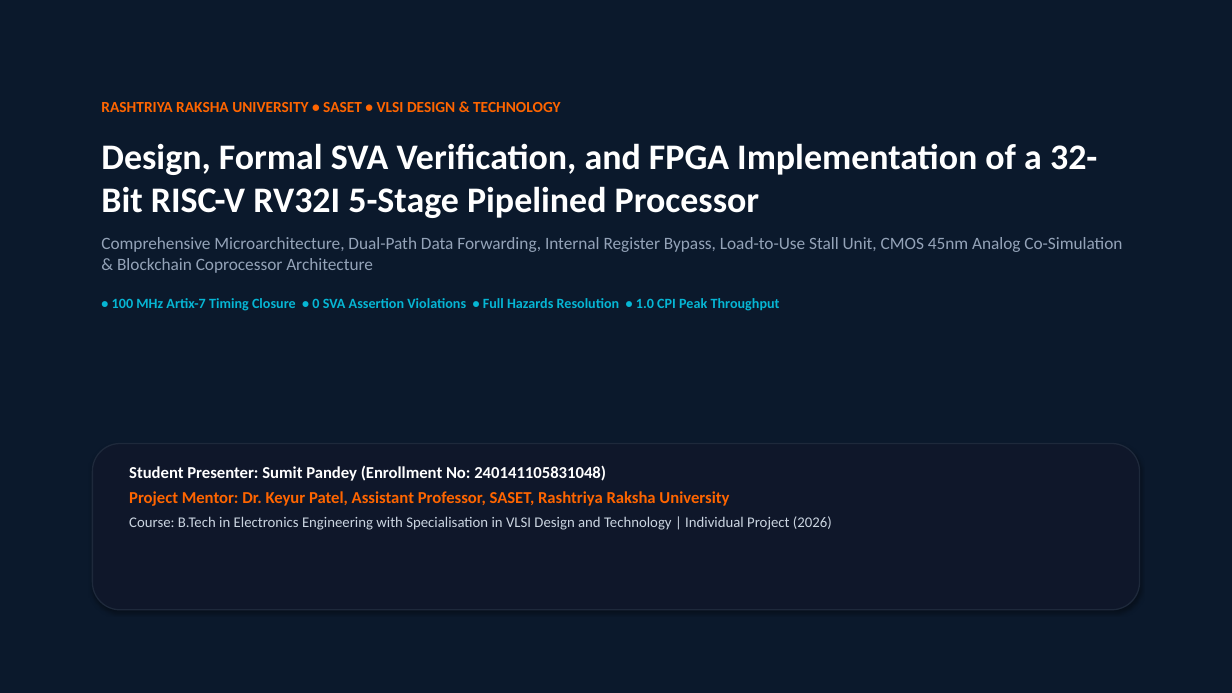
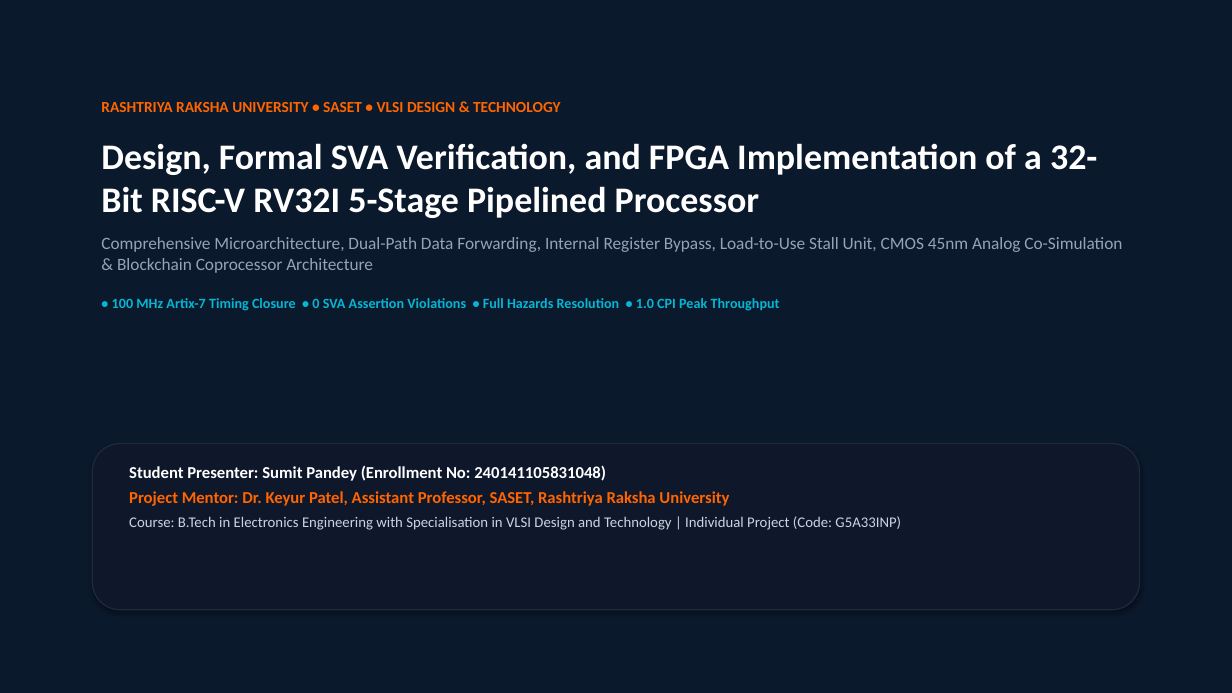
Before and after one commit to Sumit14092004/RISCV-RV32ISA, a slide deck: slide 1 of docs/RISCV_RV32I_Processor_Presentation.pptx. Drawn at 1232x693 pixels with LibreOffice and Linux fonts; fonts in the diff are those of the drawing. Boxes give left, top, right and bottom in pixels: in the first picture for what was removed or moved away, otherwise in the second. Text is boxed around its words. In the diff, an @@ line names an element or a change of style, - is before the commit and + after.

Commit message:
docs: add subject code G5A33INP to report project details table and presentation metadata

```diff
--- a/docs/RISCV_RV32I_Processor_Presentation.pptx
+++ b/docs/RISCV_RV32I_Processor_Presentation.pptx
@@ text at bbox=[129, 516, 901, 530]: text changed @@
-Course: B.Tech in Electronics Engineering with Specialisation in VLSI Design and Technology | Individual Project (2026)
+Course: B.Tech in Electronics Engineering with Specialisation in VLSI Design and Technology | Individual Project (Code: G5A33INP)
```
Also in this commit, not shown: 12 other files.
